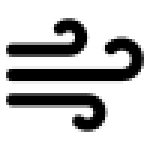
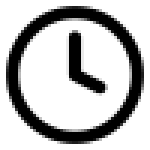
Layer changes from the first 150x150 image to the second:
added layer "clock.svg" above "loader.svg" over box(6, 6, 144, 144)
hid "wind.svg" over box(6, 18, 144, 132)
